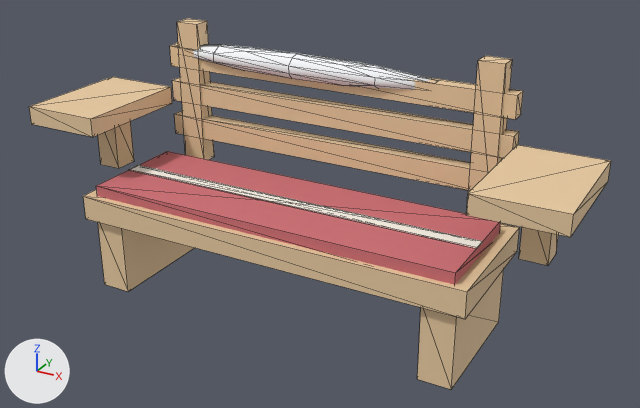
Two versions of the glTF model cafe-chaos/game/public/models/dock-bench.glb, one commit apart.
Camera for both pictures: a 50 mm lens placed at (0.0632, -0.1063, 0.0713), pointed at (0.0035, 0.0023, 0.017). The lights are fixed; the arrows at lower left show +X, +Y and +Z. The older version comes first. Mesh edges are drawn as thin lines. Where no turn or scale is listed for an object, it has been applied to the vertices. Vertices at exactly the same position are counted once.

The scene before the commit, as lines of its bpy script (objects in view):
```python
mat_cream = principled_material('Cream')
mat_cream.base_color = (0.97, 0.93, 0.85)  # white #fcf7ed
mat_cream.roughness = 0.7
mat_pine = principled_material('Pine')
mat_pine.base_color = (0.82, 0.6, 0.36)  # beige #eacba2
mat_pine.roughness = 0.8
mat_plaid = principled_material('Plaid')
mat_plaid.base_color = (0.62, 0.16, 0.18)  # pink #ce6f76
mat_plaid.roughness = 0.9
mat_snow = principled_material('Snow')
mat_snow.base_color = (0.96, 0.975, 1.0)  # white #fafcff
mat_snow.roughness = 0.95
me_bench = bpy.data.meshes.new('Bench')
me_bench.from_pydata(...)  # 96 vertices, 144 faces; spans x -0.0435..0.0435, y -0.011..0.0135, z 0.0..0.04
me_bench.materials.append(mat_pine)  # beige #eacba2
me_benchcushion = bpy.data.meshes.new('BenchCushion')
me_benchcushion.from_pydata(...)  # a box spanning x -0.03..0.03, y -0.01..0.008, z 0.0153..0.0178
me_benchcushion.materials.append(mat_plaid)  # pink #ce6f76
me_benchcushionstripe = bpy.data.meshes.new('BenchCushionStripe')
me_benchcushionstripe.from_pydata(...)  # a box spanning x -0.03..0.03, y -0.0021..0.0001, z 0.0177..0.0179
me_benchcushionstripe.materials.append(mat_cream)  # white #fcf7ed
me_benchsnow = bpy.data.meshes.new('BenchSnow')
me_benchsnow.from_pydata(...)  # an icosphere of 80 faces spanning x -0.0295..0.0175, y 0.0093..0.0147, z 0.033..0.037
me_benchsnow.materials.append(mat_snow)  # white #fafcff
ob_bench = bpy.data.objects.new('Bench', me_bench)
ob_bench.location = (0.0, 0.0, 0.0)
ob_benchcushion = bpy.data.objects.new('BenchCushion', me_benchcushion)
ob_benchcushion.location = (0.0, 0.0, 0.0)
ob_benchcushionstripe = bpy.data.objects.new('BenchCushionStripe', me_benchcushionstripe)
ob_benchcushionstripe.location = (0.0, 0.0, 0.0)
ob_benchsnow = bpy.data.objects.new('BenchSnow', me_benchsnow)
ob_benchsnow.location = (0.0, 0.0, 0.0)
```
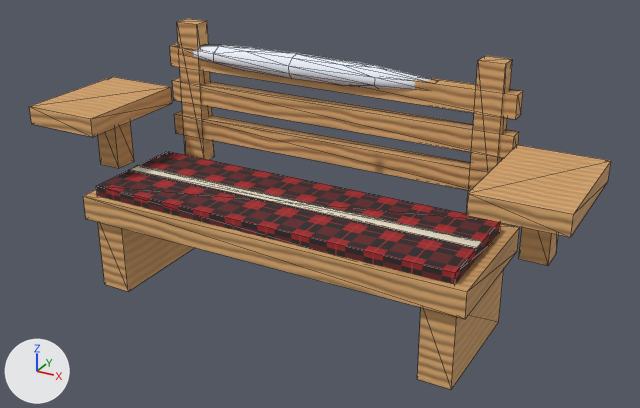
Diff of the bpy script that builds the scene:
```diff
--- a/cafe-chaos/game/public/models/dock-bench.glb.py
+++ b/cafe-chaos/game/public/models/dock-bench.glb.py
@@ mat_pine @@
 n0 = _N.new('ShaderNodeBsdfPrincipled'); n0.name = 'Principled BSDF'
-n0.inputs[0].default_value = (0.82, 0.6, 0.36, 1.0)  # 'Base Color', beige #eacba2
 n0.inputs[2].default_value = 0.8  # 'Roughness'
 n1 = _N.new('ShaderNodeOutputMaterial'); n1.name = 'Material Output'
+n2 = _N.new('ShaderNodeTexImage'); n2.name = 'Image Texture'
+n2.image = img_tex_pine
+n3 = _N.new('ShaderNodeNormalMap'); n3.name = 'Normal Map'
+n3.uv_map = 'UVMap'
+n4 = _N.new('ShaderNodeTexImage'); n4.name = 'Image Texture.001'
+n4.image = img_nrm_pine
 _L.new(n0.outputs[0], n1.inputs[0])  # 'BSDF' to 'Surface'
+_L.new(n2.outputs[0], n0.inputs[0])  # 'Color' to 'Base Color'
+_L.new(n3.outputs[0], n0.inputs[5])  # 'Normal' to 'Normal'
+_L.new(n4.outputs[0], n3.inputs[1])  # 'Color' to 'Color'
@@ mat_plaid @@
 mat_plaid = principled_material('Plaid')
-mat_plaid.base_color = (0.62, 0.16, 0.18)  # pink #ce6f76
+mat_plaid.texture = img_tex_plaid
 mat_plaid.roughness = 0.9
@@ mat_cream @@
 n0 = _N.new('ShaderNodeBsdfPrincipled'); n0.name = 'Principled BSDF'
-n0.inputs[0].default_value = (0.97, 0.93, 0.85, 1.0)  # 'Base Color', white #fcf7ed
 n0.inputs[2].default_value = 0.7  # 'Roughness'
 n1 = _N.new('ShaderNodeOutputMaterial'); n1.name = 'Material Output'
+n2 = _N.new('ShaderNodeTexImage'); n2.name = 'Image Texture'
+n2.image = img_tex_cream
+n3 = _N.new('ShaderNodeNormalMap'); n3.name = 'Normal Map'
+n3.uv_map = 'UVMap'
+n4 = _N.new('ShaderNodeTexImage'); n4.name = 'Image Texture.001'
+n4.image = img_nrm_cream
 _L.new(n0.outputs[0], n1.inputs[0])  # 'BSDF' to 'Surface'
+_L.new(n2.outputs[0], n0.inputs[0])  # 'Color' to 'Base Color'
+_L.new(n3.outputs[0], n0.inputs[5])  # 'Normal' to 'Normal'
+_L.new(n4.outputs[0], n3.inputs[1])  # 'Color' to 'Color'
@@ mat_snow @@
 n0 = _N.new('ShaderNodeBsdfPrincipled'); n0.name = 'Principled BSDF'
-n0.inputs[0].default_value = (0.96, 0.975, 1.0, 1.0)  # 'Base Color', white #fafcff
 n0.inputs[2].default_value = 0.95  # 'Roughness'
 n1 = _N.new('ShaderNodeOutputMaterial'); n1.name = 'Material Output'
+n2 = _N.new('ShaderNodeTexImage'); n2.name = 'Image Texture'
+n2.image = img_tex_snow
+n3 = _N.new('ShaderNodeNormalMap'); n3.name = 'Normal Map'
+n3.uv_map = 'UVMap'
+n4 = _N.new('ShaderNodeTexImage'); n4.name = 'Image Texture.001'
+n4.image = img_nrm_snow
 _L.new(n0.outputs[0], n1.inputs[0])  # 'BSDF' to 'Surface'
+_L.new(n2.outputs[0], n0.inputs[0])  # 'Color' to 'Base Color'
+_L.new(n3.outputs[0], n0.inputs[5])  # 'Normal' to 'Normal'
+_L.new(n4.outputs[0], n3.inputs[1])  # 'Color' to 'Color'
@@ me_benchcushionstripe @@
 me_benchcushionstripe.from_pydata(...)  # 8 vertices, 12 faces; spans x -0.03..0.03, y -0.0021..0.0001, z 0.0177..0.0179
+# me_benchcushionstripe part 1: texture (UV) coordinates changed
 me_benchcushionstripe.materials.append(mat_cream)
```

Where the change shows, as pixel boxes (x1, y1, x2, y2) in the pictures (640 x 408 px):
'Bench', surface changed (beige to orange): (29, 19, 611, 389) in both
'BenchCushion', surface changed (pink to red): (96, 151, 501, 285) in both
'BenchSnow', surface changed: (193, 44, 430, 90) in both
'BenchCushionStripe', surface changed: (129, 165, 482, 248) in both
